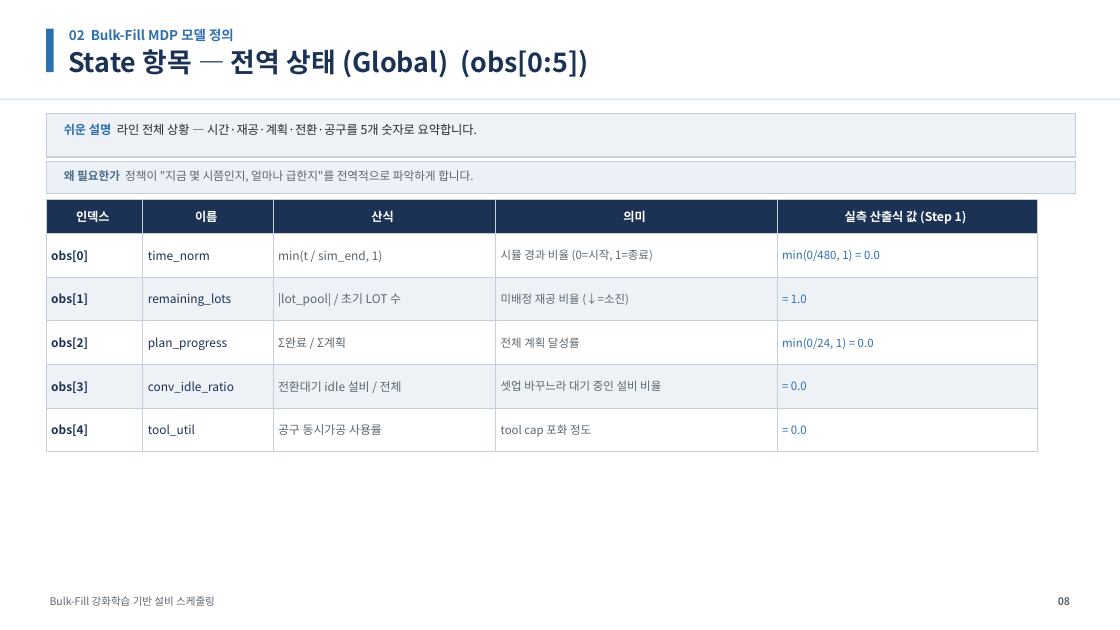
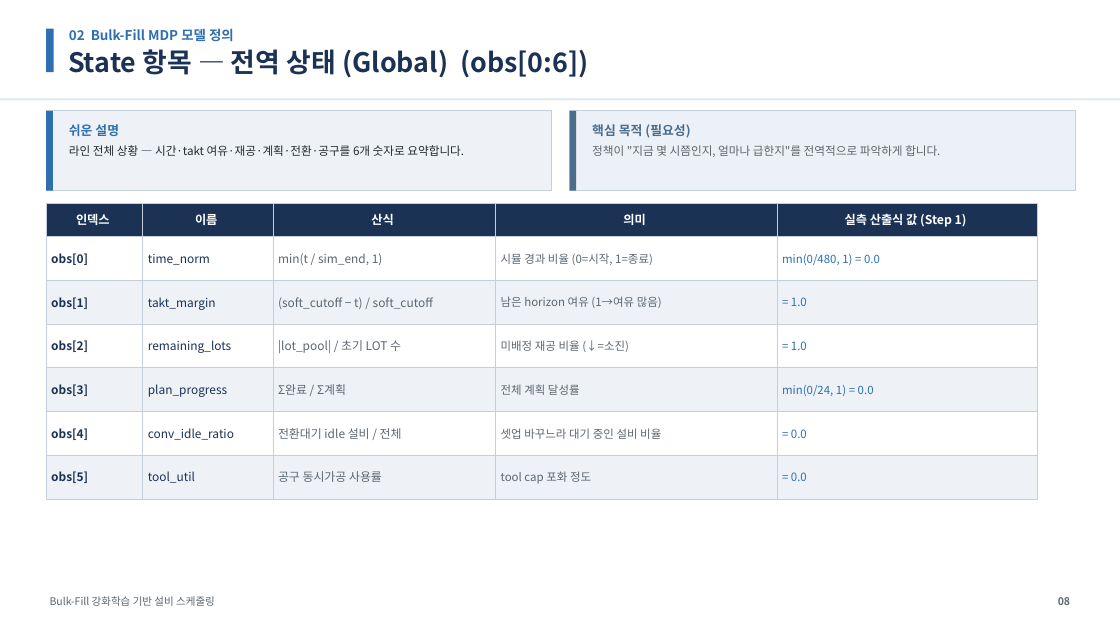
Before and after one commit to relighting123/pjt_scheduling, a slide deck: slide 8 of docs/BulkFill_스케줄링_발표자료.pptx. Drawn at 1120x630 pixels with LibreOffice and Linux fonts; fonts in the diff are those of the drawing. Boxes give left, top, right and bottom in pixels: in the first picture for what was removed or moved away, otherwise in the second. Text is boxed around its words. In the diff, an @@ line names an element or a change of style, - is before the commit and + after.

```diff
--- a/docs/BulkFill_스케줄링_발표자료.pptx
+++ b/docs/BulkFill_스케줄링_발표자료.pptx
@@ text at box(68, 49, 588, 78): text changed @@
-State 항목 — 전역 상태 (Global) (obs[0:5])
+State 항목 — 전역 상태 (Global) (obs[0:6])
@@ rectangle: place and size @@
-rectangle at box(46, 113, 1075, 157)
+rectangle at box(46, 111, 552, 191)
@@ rectangle added at box(46, 111, 53, 191), fill #2E6FB0 @@
@@ rectangle added at box(570, 111, 1075, 191), fill #ECF1F7, outline #C4CFDB 1 pt @@
@@ rectangle added at box(570, 111, 576, 191), fill #4A6D8C @@
@@ text at box(69, 124, 464, 156): text changed; size 10.5 to 10 pt @@
-쉬운 설명 라인 전체 상황 — 시간·재공·계획·전환·공구를 5개 숫자로 요약합니다.
+쉬운 설명
+라인 전체 상황 — 시간·takt 여유·재공·계획·전환·공구를 6개 숫자로 요약합니다.
@@ text at box(592, 124, 940, 157): text changed @@
-왜 필요한가 정책이 "지금 몇 시쯤인지, 얼마나 급한지"를 전역적으로 파악하게 합니다.
+핵심 목적 (필요성)
+정책이 "지금 몇 시쯤인지, 얼마나 급한지"를 전역적으로 파악하게 합니다.
@@ rectangle removed at box(46, 161, 1075, 193) @@
@@ rectangle added at box(143, 281, 273, 324), fill #EEF2F7, outline #C4CFDB 0.75 pt, 10.2 pt, text #1B3255 @@
+takt_margin
@@ rectangle added at box(273, 281, 496, 324), fill #EEF2F7, outline #C4CFDB 0.75 pt, 10.2 pt, text #5C6670 @@
+(soft_cutoff − t) / soft_cutoff
@@ rectangle added at box(496, 281, 777, 324), fill #EEF2F7, outline #C4CFDB 0.75 pt, 9.8 pt, text #5C6670 @@
+남은 horizon 여유 (1→여유 많음)
@@ rectangle added at box(777, 324, 1038, 368), fill #FFFFFF, outline #C4CFDB 0.75 pt, 9.8 pt, text #2E6FB0 @@
+= 1.0
@@ 10 rectangles: place and size @@
-10 rectangles at box(46, 234, 1038, 452)
+10 rectangles at box(46, 237, 1038, 455)
@@ fill #FFFFFF to #EEF2F7 in 7 elements at box(143, 455, 273, 499), box(273, 455, 496, 499), box(496, 455, 777, 499), box(496, 368, 777, 412), box(143, 368, 273, 412), box(273, 368, 496, 412), box(777, 368, 1038, 412) @@
@@ 13 rectangles: place and size @@
-13 rectangles at box(143, 277, 1038, 452)
+13 rectangles at box(143, 324, 1038, 499)
@@ fill #EEF2F7 to #FFFFFF in 6 elements at box(143, 324, 273, 368), box(273, 324, 496, 368), box(496, 324, 777, 368), box(143, 412, 273, 455), box(273, 412, 496, 455), box(496, 412, 777, 455) @@
@@ rectangle added at box(46, 455, 143, 499), fill #EEF2F7, outline #C4CFDB 0.75 pt, 10.2 pt, text #1B3255, bold @@
+obs[5]
@@ rectangle "= 0.0": place and size @@
-rectangle "= 0.0" at box(777, 365, 1038, 408)
+rectangle "= 0.0" at box(777, 455, 1038, 499)
```
Also in this commit, not shown: 42 other slides changed, 1 slide added, 4 other files.
